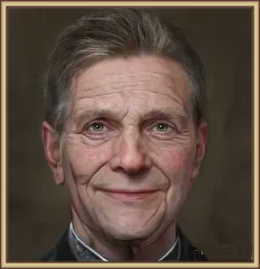
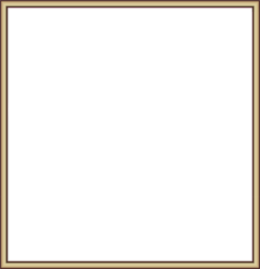
The second 260px x 269px image is a revision of the first. Changes to its layers:
hid "butler.png" over [7, 7, 255, 262]
